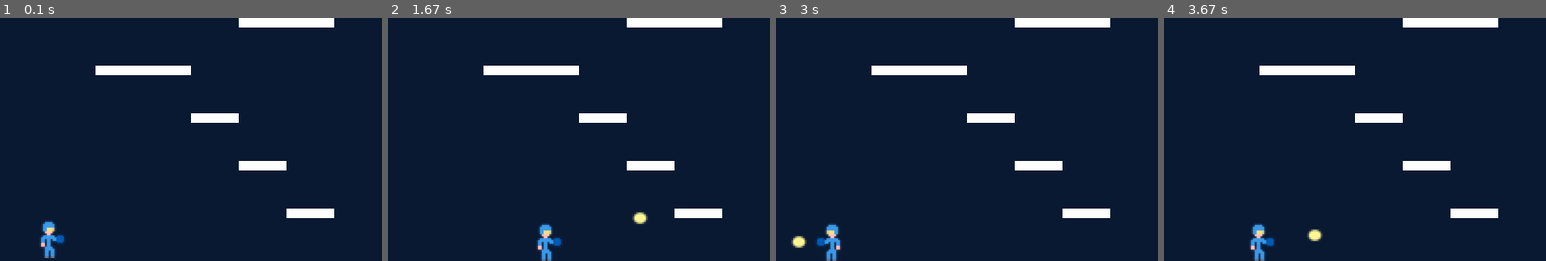
Above: before the commit, frames 1-4 (left to right).
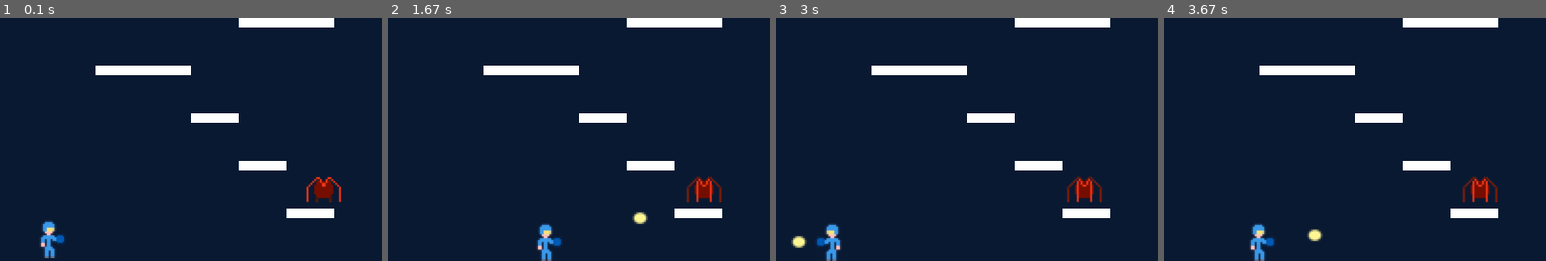
Above: after the commit, the same moments.

Repository: BGamber/myPyGame
Game: pygame game, started from pygaman.py
Two runs of this game, one before a commit and one after it. Both use one fixed random seed, a clock stepped at 60 frames per second and the inputs below. The source is Python 2; it was converted automatically to run under Python 3.
Inputs:
- Up to frame 1 (0.1 s): no input
- Up to frame 2 (1.67 s): tap Space at 0.33, 0.73, 1.03, 1.23, 1.57 s; hold Right 0.67-1.13 s; hold Up 1.17-1.47 s; hold Right from 1.5 s (still down)
- Up to frame 3 (3 s): tap Space at 1.87, 2.07, 2.37, 2.63, 2.93 s; release Right at 1.97 s; hold Left 2-2.53 s; hold Left 2.57-2.97 s
- Up to frame 4 (3.67 s): hold Up 3-3.37 s; tap Space at 3.07, 3.47 s; hold Right from 3.4 s (still down)
The pictures show only the part of the screen within x 0-50%, y 50-100%; the shares and areas given below are measured in that part.

The runs differ from the first frame. In frame 1, 0.6% of the frame differs, in the area x 80-90%, y 65-77%; in frame 2, 0.5%; in frame 3, 0.5%; in frame 4, 0.5%.

Commit message:
Fixed some baddie bugs; updated sprites; added one baddie to level

Diff:
--- a/pygaman.py
+++ b/pygaman.py
@@ -33,9 +33,7 @@
                     self.jump_count = 0
 
         self.x += self.move_speed
-        self.rect.x += self.move_speed
         self.y += self.vert_speed
-        self.rect.y += self.vert_speed
 
     def render(self, frames=20, counter=0):
         frame = counter % frames
@@ -82,9 +80,8 @@
 
     def update(self, window):
         self.rect = pygame.Rect(self.x, self.y, self.rect.height, self.rect.width)
-        if self.direction == 'left':
+        if self.direction == 'left' and self.speed > 0:
             self.speed = -self.speed
-            self.direction = 'leftx'
         self.x += self.speed + self.speedmod
         if self.x > window.width or self.x < 0:
             self.kill()
@@ -114,11 +111,54 @@
             self.kill()
 
 class Baddie(pygame.sprite.Sprite):
-    def __init__(self, x, y, direction='right', moving=False):
-        self.x = x
-        self.y = y
+    def __init__(self, x, y, move_speed=4, direction='right', moving=False):
+        super(Baddie, self).__init__()
+        self.x = x
+        self.y = y
+        self.img1 = pygame.image.load('baddie1.png').convert_alpha()
+        self.img2 = pygame.image.load('baddie2.png').convert_alpha()
+        self.walk_anim = [self.img1, self.img2]
+        self.move_speed = move_speed
+        self.vert_speed = 0
         self.direction = direction
         self.moving = moving
+
+    def update(self, window, platforms):
+        self.rect = pygame.Rect(self.x, self.y, 30, 40)
+        self.gravity(window)
+
+        for platform in platforms:
+            if self.rect.colliderect(platform.rect):
+                if self.rect.bottom >= (platform.rect.top + self.vert_speed) and \
+                self.rect.right >= platform.rect.left and self.rect.left <= platform.rect.right and \
+                self.vert_speed >= 0:
+                    self.y = (platform.rect.top - self.rect.height) + 1
+                    self.vert_speed = 0
+
+                if self.rect.left <= platform.rect.left:
+                    self.direction = 'right'
+                elif self.rect.right >= platform.rect.right:
+                    self.direction = 'left'
+
+        if self.direction == 'right' and self.move_speed < 0:
+            self.move_speed = -self.move_speed
+        elif self.direction == 'left' and self.move_speed > 0:
+            self.move_speed = -self.move_speed
+
+        self.x += self.move_speed
+        self.y += self.vert_speed
+
+    def render(self, frames=10, counter=0):
+        frame = counter % frames
+        sprite_index = frame / (frames / 2)
+        return self.walk_anim[sprite_index]
+
+    def gravity(self, window):
+        if (self.y + self.rect.height) >= (window.height - self.vert_speed) and self.vert_speed > 0:
+            self.vert_speed = 0
+            self.jump_count = 0
+        elif (self.y + self.rect.height) < window.height:
+            self.vert_speed += 0.5
 
     def shoot(self, badpellets):
         badpellets.add(BadPellet(self.x, self.y + 20, self.direction))
@@ -149,9 +189,11 @@
     clock = pygame.time.Clock()
 
     player = Pygaman(40, 550)
-
     pellets = pygame.sprite.Group()
+
+    baddies = pygame.sprite.Group()
     badpellets = pygame.sprite.Group()
+
     platforms = pygame.sprite.Group()
 
     stage0 = [
@@ -172,7 +214,16 @@
         Platform(300, 545, 50, 10)
     ]
 
+    enemies0 = [
+
+    ]
+
+    enemies1 = [
+        Baddie(295, 540, moving=True)
+    ]
+
     stages = [stage0, stage1]
+    enemies = [enemies0, enemies1]
     current_stage = 1 ## Reset to 0 for game start
     counter = 0
     playing = True
@@ -182,6 +233,8 @@
                 platform.kill()
             for platform in stages[current_stage]:
                 platforms.add(platform)
+            for enemy in enemies[current_stage]:
+                baddies.add(enemy)
         counter += 1
         for event in pygame.event.get():
             pressed = pygame.key.get_pressed()
@@ -204,6 +257,9 @@
         window.screen.fill(bg)
         player.update(window, platforms)
         window.screen.blit(player.render(counter=counter), (player.x, player.y))
+        for baddie in baddies:
+            baddie.update(window, platforms)
+            window.screen.blit(baddie.render(counter=counter), (baddie.x, baddie.y))
         for pellet in pellets:
             pellet.update(window)
             window.screen.blit(pellet.render(counter=counter), (pellet.x, pellet.y))
Binary file changed: baddie1.png
Binary file changed: baddie2.png
